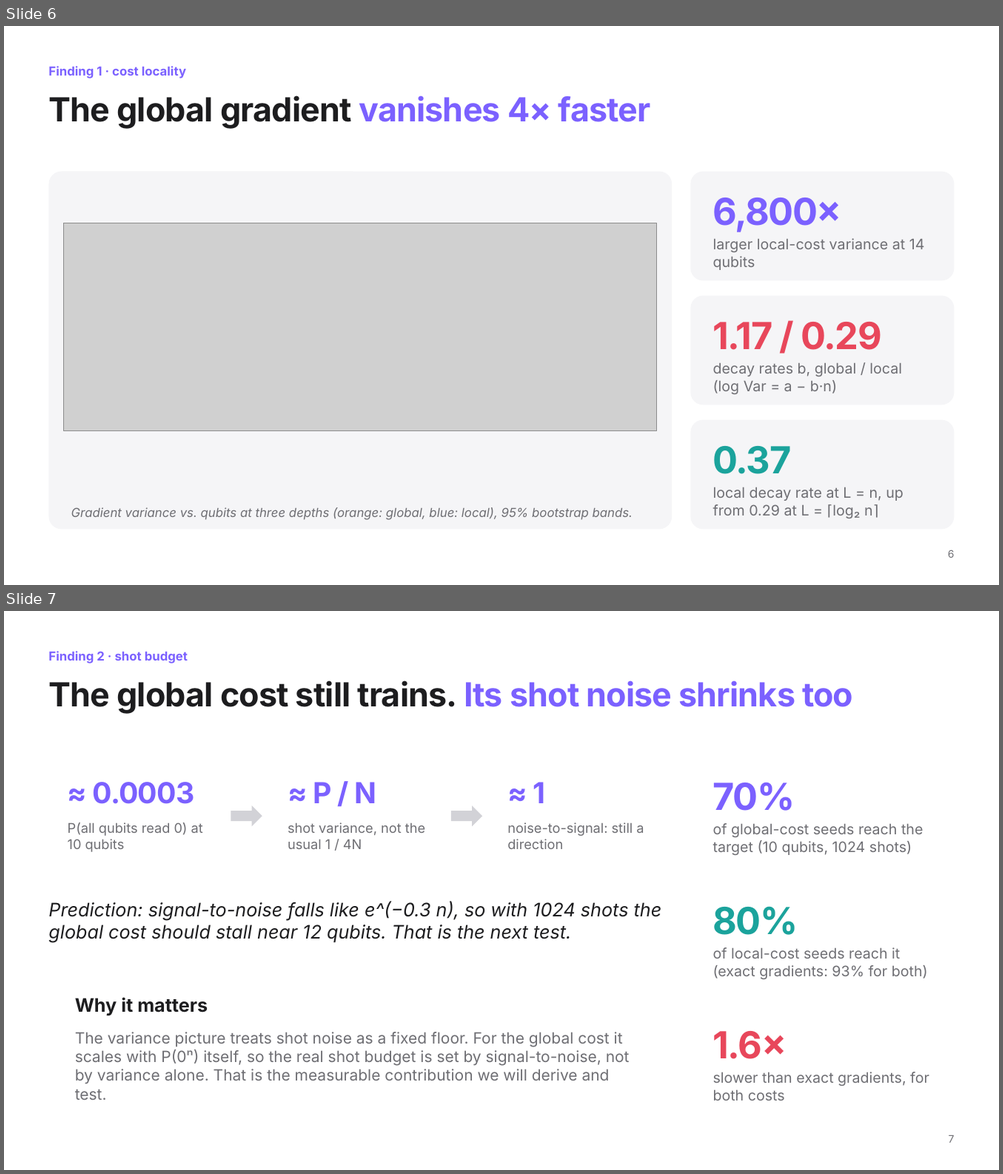
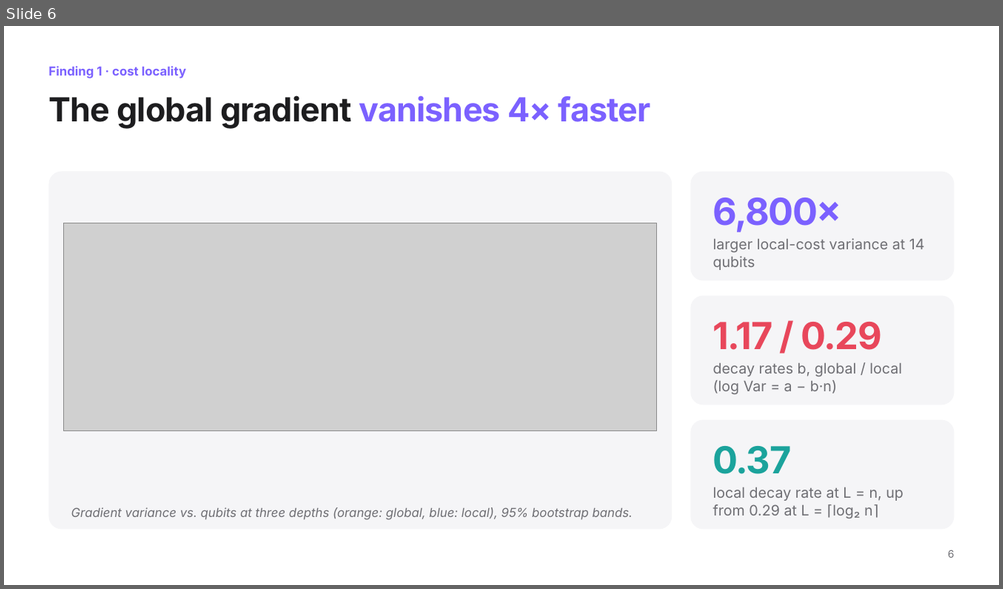
Before and after one commit to Saifix/Barren-plateaus-global-vs.-local-cost-functions, a slide deck: presentations/2026-11-24_progress_update.pptx. Shown one above the other, each under a label of ours: slides 6 and 7 before the commit, slide 6 after it. The pictures are 1003x1174 and 1003x589 pixels, drawn with LibreOffice and Linux fonts; fonts in the diff are those of the drawing; grey boxes stand for pictures; background and template pictures are left out. Boxes give left, top, right and bottom in pixels: in the first picture for what was removed or moved away, otherwise in the second. Text is boxed around its words. In the diff, an @@ line names an element or a change of style, - is before the commit and + after.

```diff
--- a/presentations/2026-11-24_progress_update.pptx
+++ b/presentations/2026-11-24_progress_update.pptx
@@ slide 7 removed at bbox=[4, 611, 999, 1170], background picture (left out) @@
@@ text removed at bbox=[48, 651, 188, 664] @@
-Finding 2 · shot budget
@@ title removed at bbox=[48, 681, 853, 714] @@
-The global cost still trains. Its shot noise shrinks too
@@ rounded rectangle removed at bbox=[269, 757, 444, 876] @@
@@ rounded rectangle removed at bbox=[489, 757, 664, 876] @@
@@ rounded rectangle removed at bbox=[691, 757, 954, 866] @@
@@ text removed at bbox=[93, 782, 195, 804] @@
-≈ 0.0003
@@ text removed at bbox=[313, 782, 376, 803] @@
-≈ P / N
@@ text removed at bbox=[533, 782, 546, 803] @@
-≈ 1
@@ text removed at bbox=[713, 783, 795, 811] @@
-70%
@@ right arrow removed at bbox=[231, 806, 262, 826] @@
@@ right arrow removed at bbox=[451, 806, 482, 826] @@
@@ text removed at bbox=[68, 823, 203, 852] @@
-P(all qubits read 0) at 10 qubits
@@ text removed at bbox=[287, 823, 425, 849] @@
-shot variance, not the usual 1 / 4N
@@ text removed at bbox=[507, 823, 643, 849] @@
-noise-to-signal: still a direction
@@ text removed at bbox=[713, 823, 922, 855] @@
-of global-cost seeds reach the target (10 qubits, 1024 shots)
@@ rounded rectangle removed at bbox=[691, 881, 954, 991] @@
@@ text removed at bbox=[48, 901, 662, 943] @@
-Prediction: signal-to-noise falls like e^(−0.3 n), so with 1024 shots the global cost should stall near 12 qubits. That is the next test.
@@ text removed at bbox=[713, 906, 798, 935] @@
-80%
@@ text removed at bbox=[713, 948, 928, 980] @@
-of local-cost seeds reach it (exact gradients: 93% for both)
@@ rounded rectangle removed at bbox=[48, 973, 671, 1115] @@
@@ text removed at bbox=[75, 997, 208, 1016] @@
-Why it matters
@@ rounded rectangle removed at bbox=[691, 1005, 954, 1115] @@
@@ text removed at bbox=[75, 1032, 629, 1100] @@
-The variance picture treats shot noise as a fixed floor. For the global cost it scales with P(0ⁿ) itself, so the real shot budget is set by signal-to-noise, not by variance alone. That is the measurable contribution we will derive and test.
@@ text removed at bbox=[713, 1031, 787, 1059] @@
-1.6×
@@ text removed at bbox=[713, 1072, 929, 1101] @@
-slower than exact gradients, for both costs
@@ page number removed at bbox=[948, 1136, 954, 1143] @@
-7
```
Also in this commit, not shown: 7 slides changed, 1 slide added, 25 other files.
